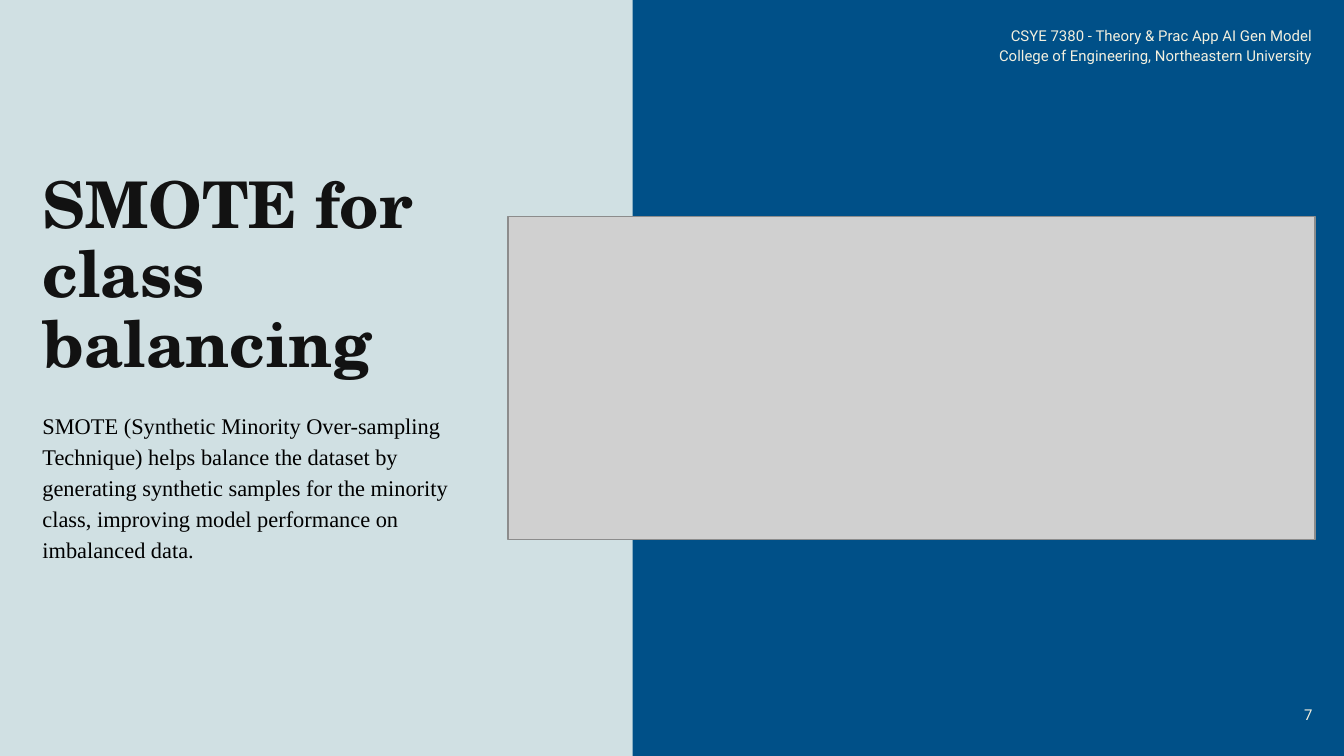
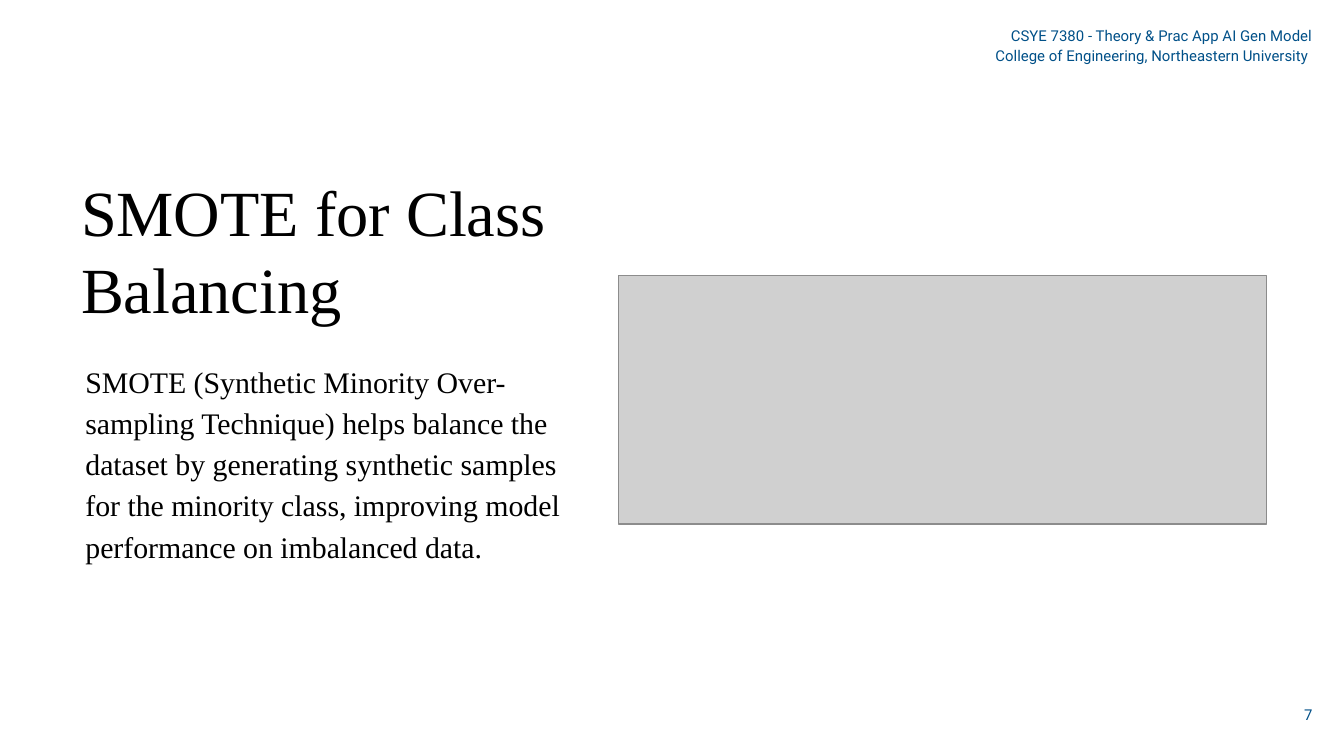
Before and after one commit to yiwenkang0128/Nutritional_Bot, a slide deck: slide 7 of 7380 Slides.pptx. Drawn at 1344x756 pixels with LibreOffice and Linux fonts; fonts in the diff are those of the drawing; grey boxes stand for pictures. Boxes give left, top, right and bottom in pixels: in the first picture for what was removed or moved away, otherwise in the second. Text is boxed around its words. In the diff, an @@ line names an element or a change of style, - is before the commit and + after.

```diff
--- a/7380 Slides.pptx
+++ b/7380 Slides.pptx
@@ background #D0E0E3 to #FFFFFF @@
@@ rectangle removed at bbox=[633, 0, 1344, 755] @@
@@ text "CSYE 7380 - Theory & ..." at bbox=[995, 29, 1312, 64]: text colour #F3F0DF to #005088 @@
@@ text at bbox=[81, 190, 545, 325]: text changed; font TeX Gyre Schola to Times New Roman; text colour #121212 to #000000; bold off @@
-SMOTE for class balancing
+SMOTE for Class Balancing
@@ picture: place and size @@
-picture at bbox=[508, 216, 1314, 539]
+picture at bbox=[618, 276, 1266, 524]
@@ text "SMOTE (Synthetic Minority Over-sampling Technique) ...": place and size @@
-text "SMOTE (Synthetic Minority Over-sampling Technique) ..." at bbox=[42, 418, 448, 559]
+text "SMOTE (Synthetic Minority Over-sampling Technique) ..." at bbox=[85, 372, 559, 563]
@@ text "SMOTE (Synthetic Minority Over-sampling Technique) ..." at bbox=[85, 372, 559, 563]: size 12 to 16 pt @@
@@ page number at bbox=[1304, 709, 1312, 720]: text colour #F3F0DF to #005088 @@
```
Also in this commit, not shown: 11 other slides changed, 6 other files.
